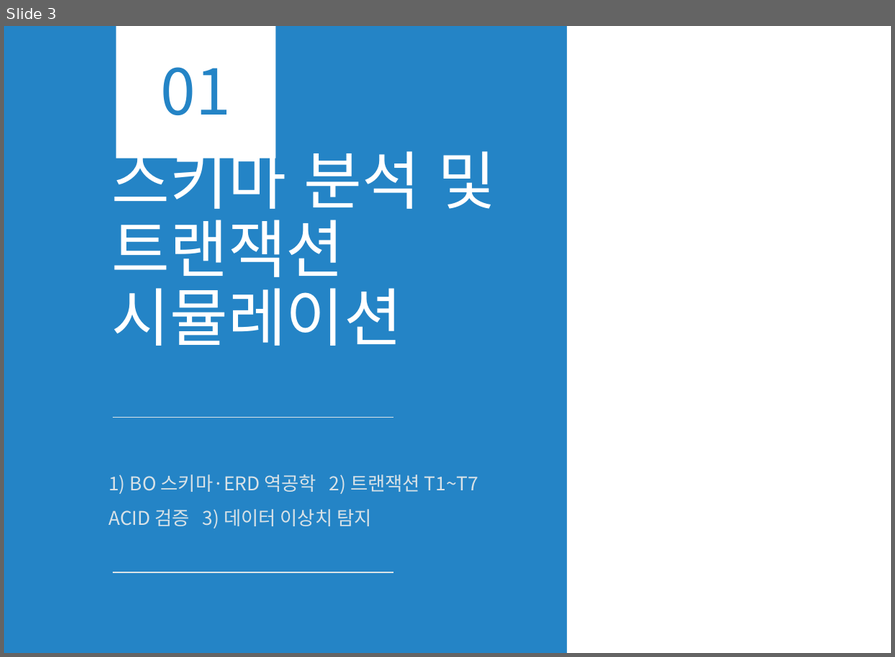
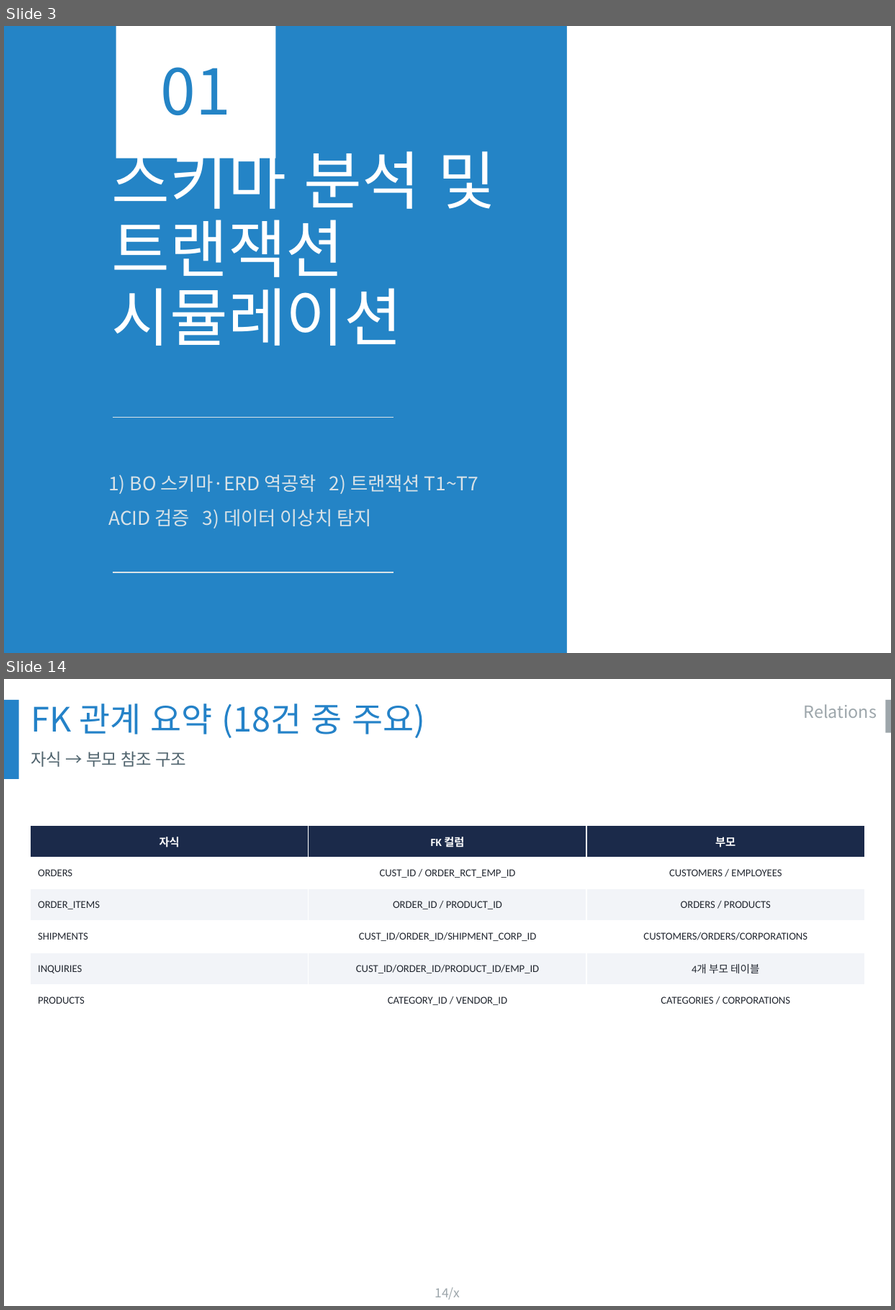
Before and after one commit to olmas70/slides, a slide deck: ppt/BO_DB운영_발표.pptx. Shown one above the other, each under a label of ours: slide 3 before the commit, slides 3 and 14 after it; the slides between them are not shown. The pictures are 895x657 and 895x1310 pixels, drawn with LibreOffice and Linux fonts; fonts in the diff are those of the drawing; background and template pictures are left out. Boxes give left, top, right and bottom in pixels: in the first picture for what was removed or moved away, otherwise in the second. Text is boxed around its words. In the diff, an @@ line names an element or a change of style, - is before the commit and + after.

```diff
--- a/ppt/BO_DB운영_발표.pptx
+++ b/ppt/BO_DB운영_발표.pptx
@@ slide 14 added at [4, 679, 891, 1306], background #FFFFFF @@
@@ rectangle added at [4, 699, 19, 778], fill #2482C8 @@
@@ rectangle added at [886, 699, 891, 733], fill #9DA6AB @@
@@ text added at [31, 703, 425, 738], 32 pt, text #2482C8 @@
+FK 관계 요약 (18건 중 주요)
@@ text added at [804, 704, 877, 718], 16 pt, text #9DA6AB @@
+Relations
@@ text added at [31, 751, 186, 767], 16 pt, text #50646E @@
+자식 → 부모 참조 구조
@@ table added at [31, 825, 866, 1017], 6 rows, 3 columns @@
+자식 | FK 컬럼 | 부모
+ORDERS | CUST_ID / ORDER_RCT_EMP_ID | CUSTOMERS / EMPLOYEES
+ORDER_ITEMS | ORDER_ID / PRODUCT_ID | ORDERS / PRODUCTS
+SHIPMENTS | CUST_ID/ORDER_ID/SHIPMENT_CORP_ID | CUSTOMERS/ORDERS/CORPORATIONS
+INQUIRIES | CUST_ID/ORDER_ID/PRODUCT_ID/EMP_ID | 4개 부모 테이블
+PRODUCTS | CATEGORY_ID / VENDOR_ID | CATEGORIES / CORPORATIONS
@@ page number added at [435, 1287, 460, 1300], 12 pt, text #9DA6AB @@
+14/x
```
Also in this commit, not shown: 9 slides changed, 47 other slides added.
